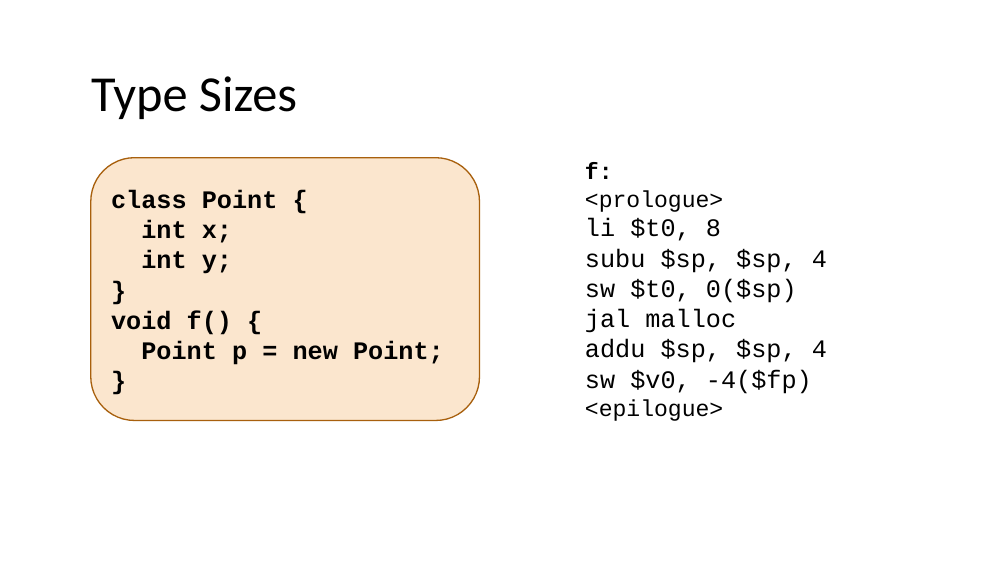
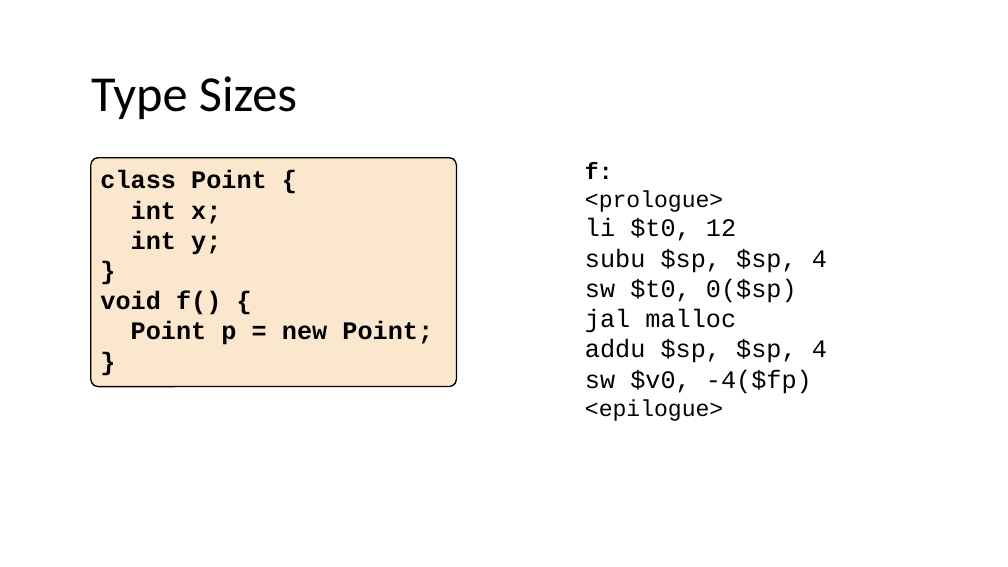
Before and after one commit to nivshani/compilation, a slide deck: slide 198 of slides/semantic.pptx (slide 170 before the commit). Drawn at 1008x567 pixels with LibreOffice and Linux fonts; fonts in the diff are those of the drawing. Boxes give left, top, right and bottom in pixels: in the first picture for what was removed or moved away, otherwise in the second. Text is boxed around its words. In the diff, an @@ line names an element or a change of style, - is before the commit and + after.

```diff
--- a/slides/semantic.pptx
+++ b/slides/semantic.pptx
@@ rounded rectangle "class Point {": place and size @@
-rounded rectangle "class Point {" at (91, 158, 479, 421)
+rounded rectangle "class Point {" at (91, 158, 457, 387)
@@ rounded rectangle "class Point {" at (91, 158, 457, 387): vertical alignment middle to top; outline #A9610D 1.25 pt to #000000 1.25 pt; proportions changed @@
@@ text at (585, 218, 736, 241): text changed @@
-li $t0, 8
+li $t0, 12
```
Also in this commit, not shown: 20 other slides changed, 28 slides added, 1 other file.
